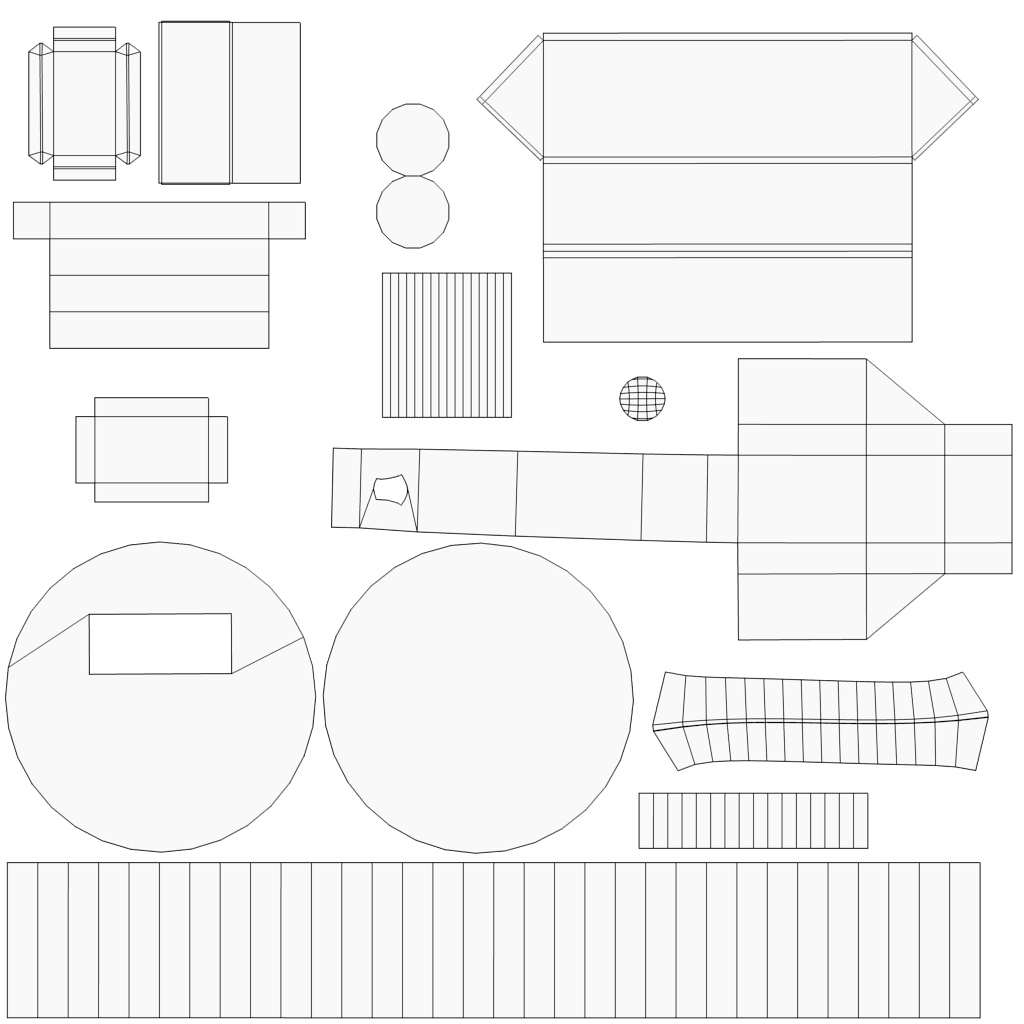
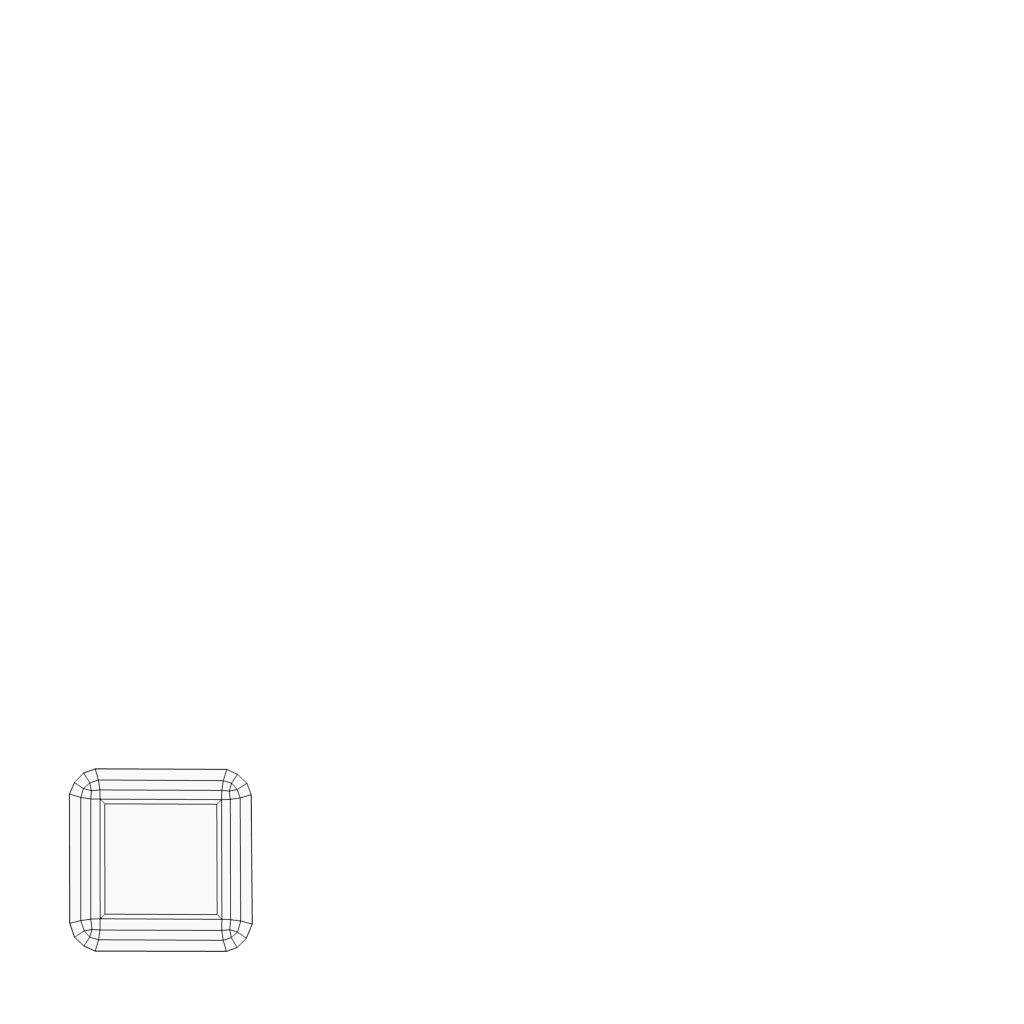
Layers edited between the first and the second 1024×1024 image:
hid "MEP_IVA_ Airlock.png" over (x1=28, y1=26, x2=142, y2=181)
hid "MEP_IVA_ Window.png" over (x1=158, y1=20, x2=301, y2=186)
hid "MEP_IVA_ Platformbase.png" over (x1=12, y1=201, x2=307, y2=350)
hid "MEP_IVA_ screens.png" over (x1=476, y1=32, x2=980, y2=343)
hid "MEP_IVA_ ArmcontrolBase.png" over (x1=330, y1=358, x2=1013, y2=641)
hid "MEP_IVA_ ArmcontrolStick.png" over (x1=376, y1=103, x2=989, y2=850)
renamed "MEP_IVA.png" to "MEP_IVA_Hull_UV.png", hid it, moved it above "MEP IVA Warn Light.png" over (x1=4, y1=541, x2=981, y2=1019)
hid "MEP IVA Warn Light.png" over (x1=75, y1=397, x2=229, y2=503)
added layer "MEP IVA_Hatch.png" over (x1=68, y1=768, x2=253, y2=953)
